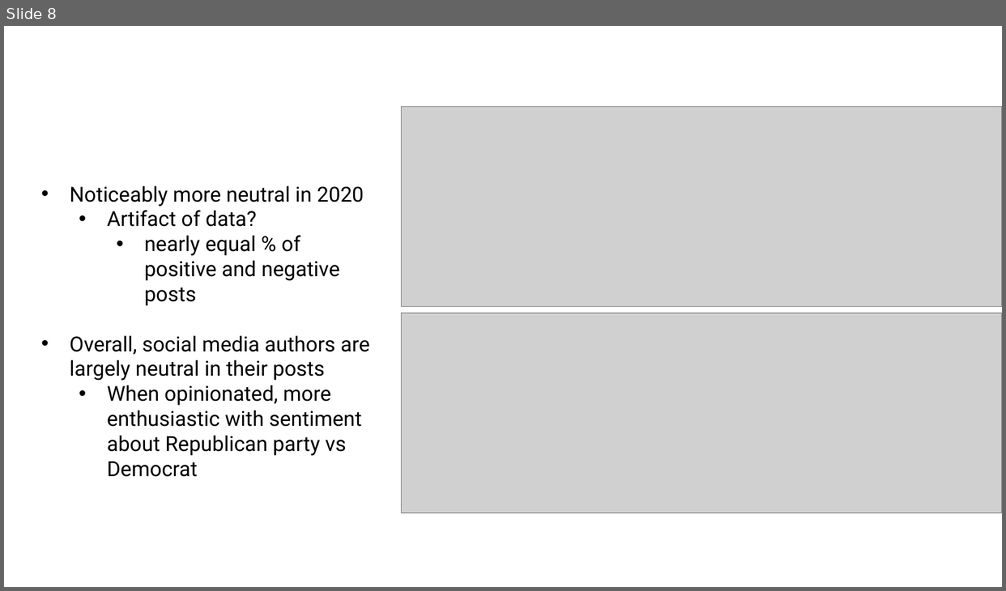
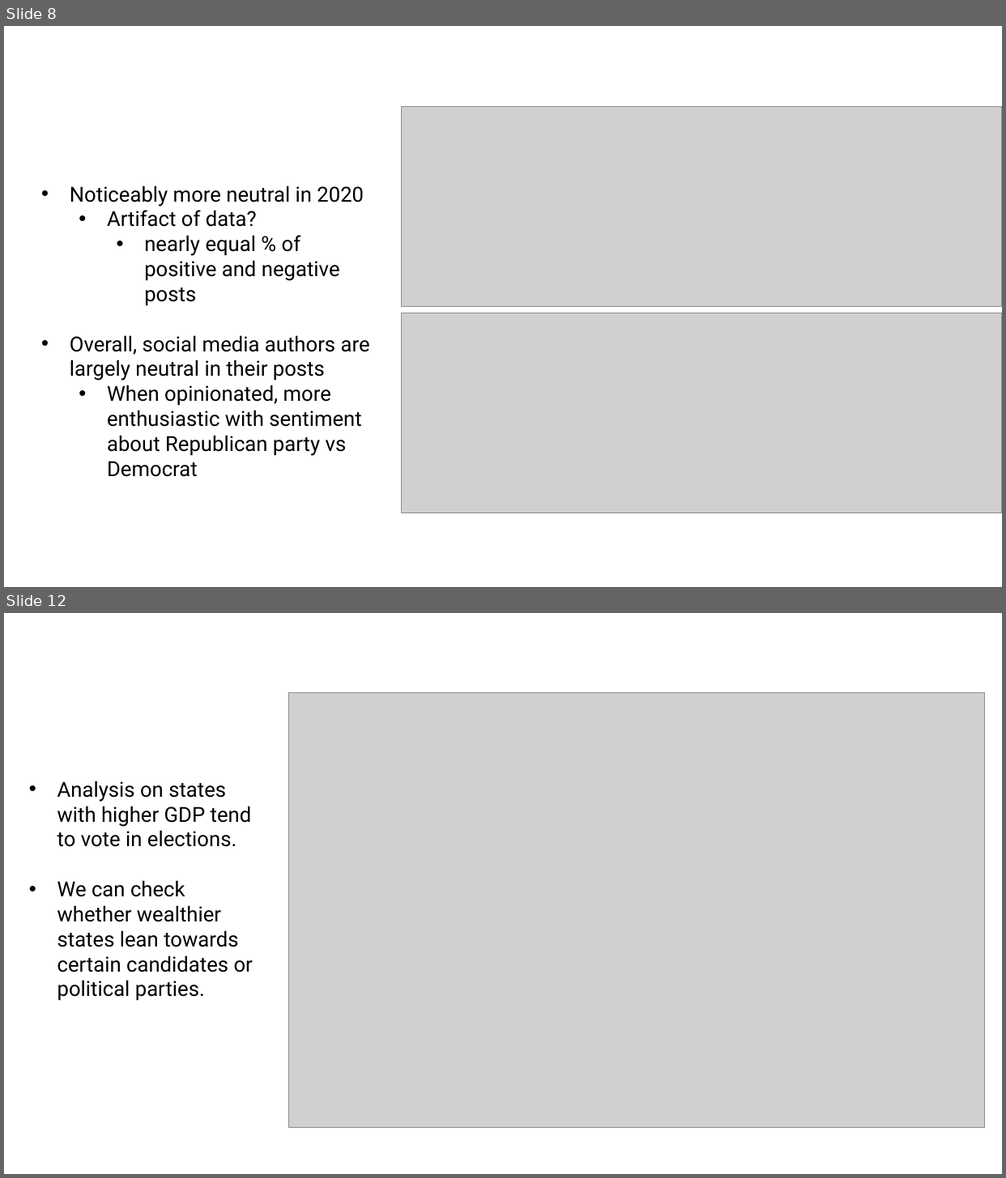
Before and after one commit to azmedtech/Election_Prediction_Project_4, a slide deck: Election_Prediction_Presentation.pptx. Shown one above the other, each under a label of ours: slide 8 before the commit, slides 8 and 12 after it; the slides between them are not shown. The pictures are 1006x591 and 1006x1178 pixels, drawn with LibreOffice and Linux fonts; fonts in the diff are those of the drawing; grey boxes stand for pictures; background and template pictures are left out. Boxes give left, top, right and bottom in pixels: in the first picture for what was removed or moved away, otherwise in the second. Text is boxed around its words. In the diff, an @@ line names an element or a change of style, - is before the commit and + after.

```diff
--- a/Election_Prediction_Presentation.pptx
+++ b/Election_Prediction_Presentation.pptx
@@ slide 12 added at [4, 613, 1002, 1174], background picture (left out) @@
@@ picture added at [288, 693, 984, 1128] @@
@@ text added at [57, 781, 253, 1001], 20 pt, text #000000 @@
+• Analysis on states with higher GDP tend to vote in elections.
+• We can check whether wealthier states lean towards certain candidates or political parties.
```
Also in this commit, not shown: 4 slides changed, 3 other slides added, 7 slides removed.
